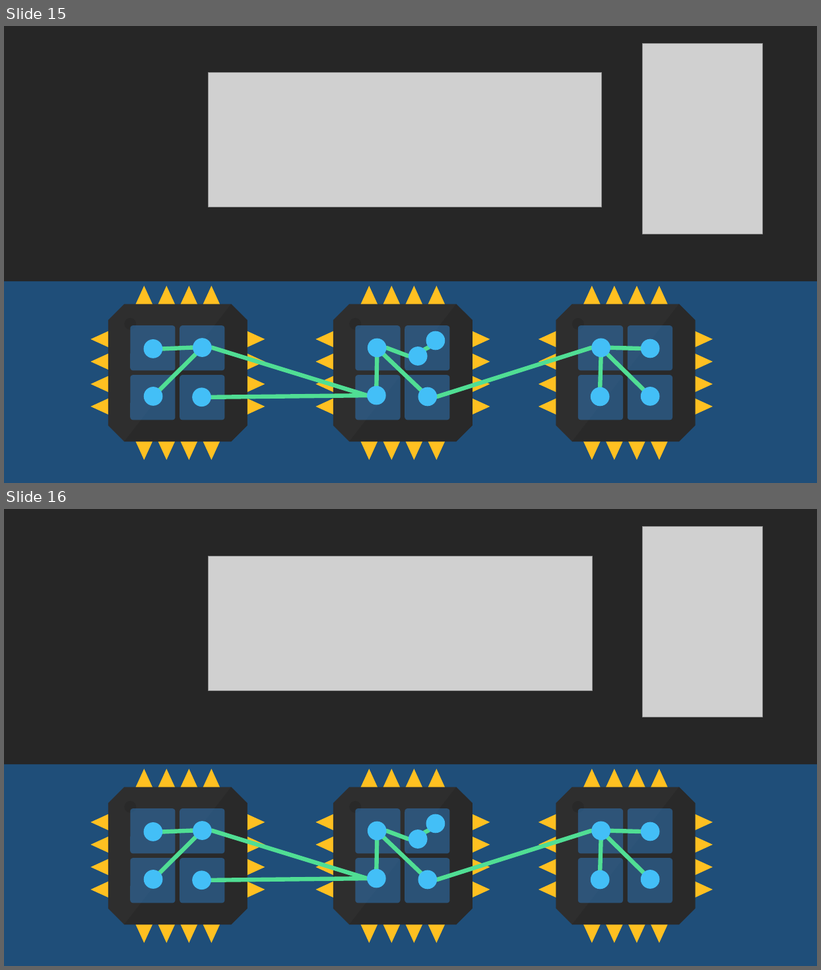
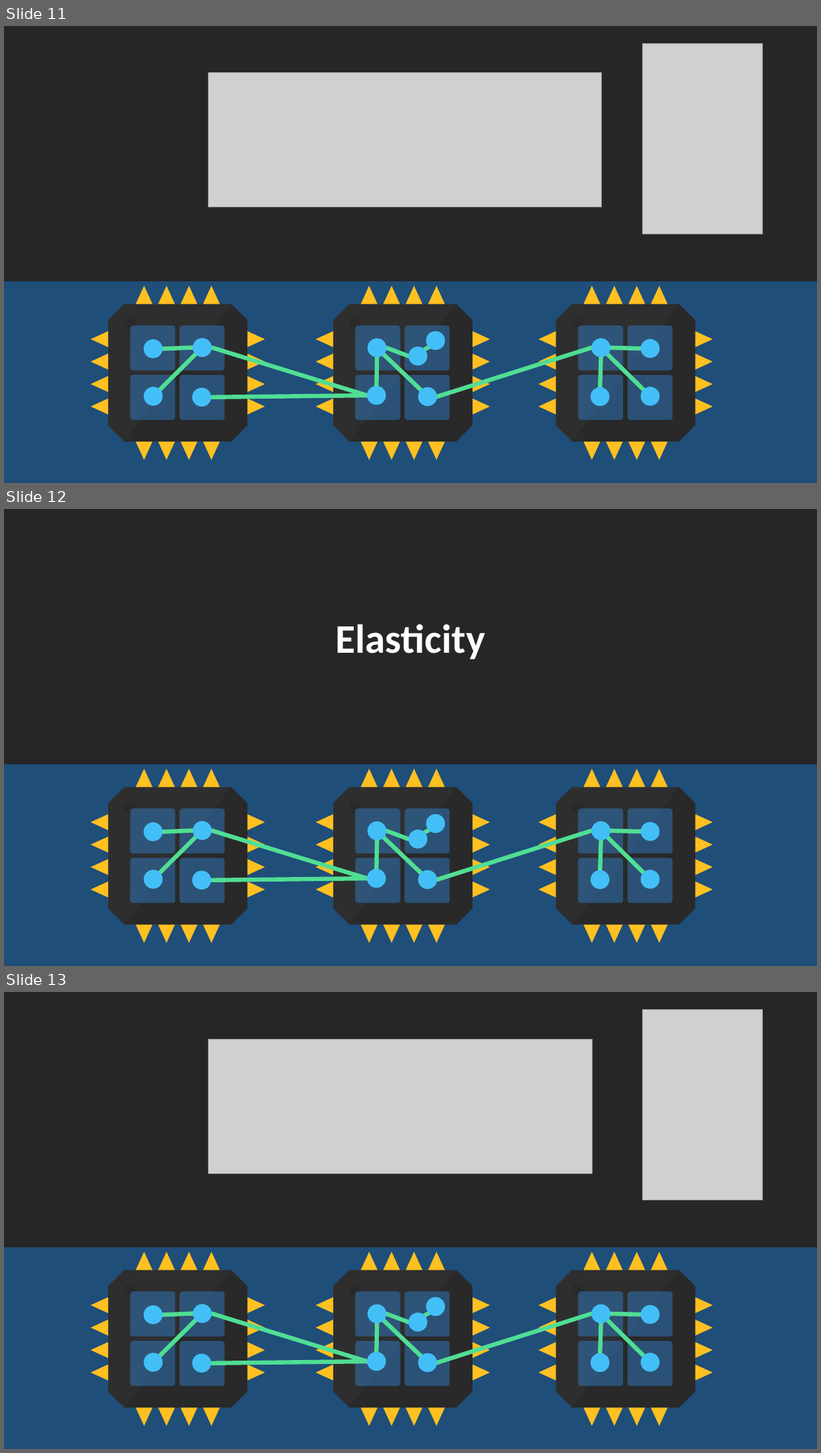
Before and after one commit to rogeralsing/Presentations, a slide deck: ProtoActor/QConSP/protoactor.pptx. Shown one above the other, each under a label of ours: slides 15 and 16 before the commit, slides 11, 12 and 13 after it. The pictures are 821x970 and 821x1453 pixels, drawn with LibreOffice and Linux fonts; fonts in the diff are those of the drawing; grey boxes stand for pictures. Boxes give left, top, right and bottom in pixels: in the first picture for what was removed or moved away, otherwise in the second. Text is boxed around its words. In the diff, an @@ line names an element or a change of style, - is before the commit and + after.

```diff
--- a/ProtoActor/QConSP/protoactor.pptx
+++ b/ProtoActor/QConSP/protoactor.pptx
@@ slide 12 added at [4, 509, 817, 966], background #1F4E79 @@
@@ rectangle added at [4, 509, 817, 764], fill #262626, 48 pt, text #FFFFFF, bold @@
+Elasticity
@@ group added at [144, 815, 660, 890]: 13 ellipses, 12 lines @@
@@ group added at [90, 769, 265, 943]: 4 rounded rectangles, 2 freeform shapes, 1 octagon, 1 ellipse @@
@@ group added at [316, 769, 490, 943]: 4 rounded rectangles, 2 freeform shapes, 1 octagon, 1 ellipse @@
@@ group added at [539, 769, 714, 943]: 4 rounded rectangles, 2 freeform shapes, 1 octagon, 1 ellipse @@
@@ what was slide 15 is now slide 11 @@
@@ what was slide 16 is now slide 13 @@
```
Also in this commit, not shown: 3 slides changed, 4 slides removed.
